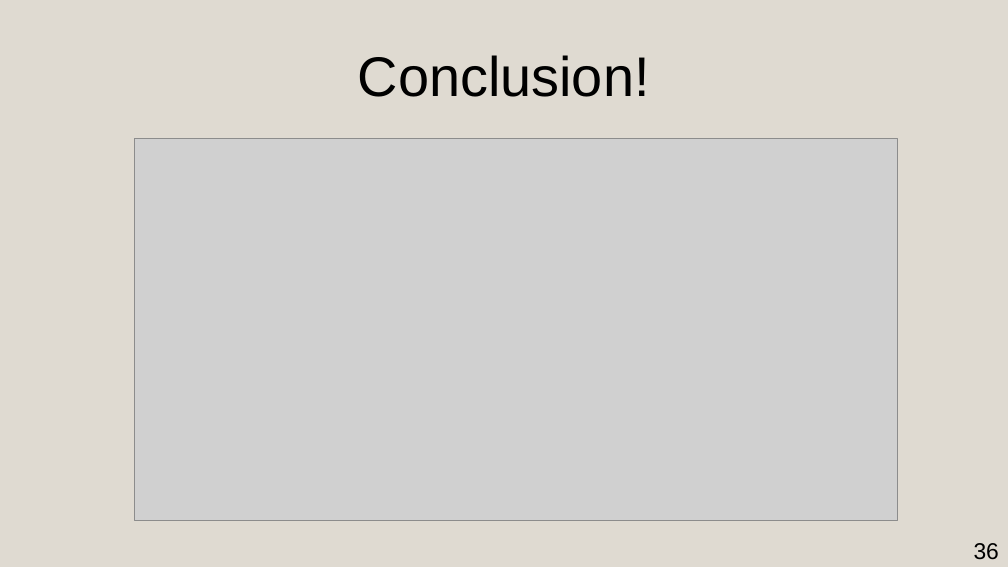
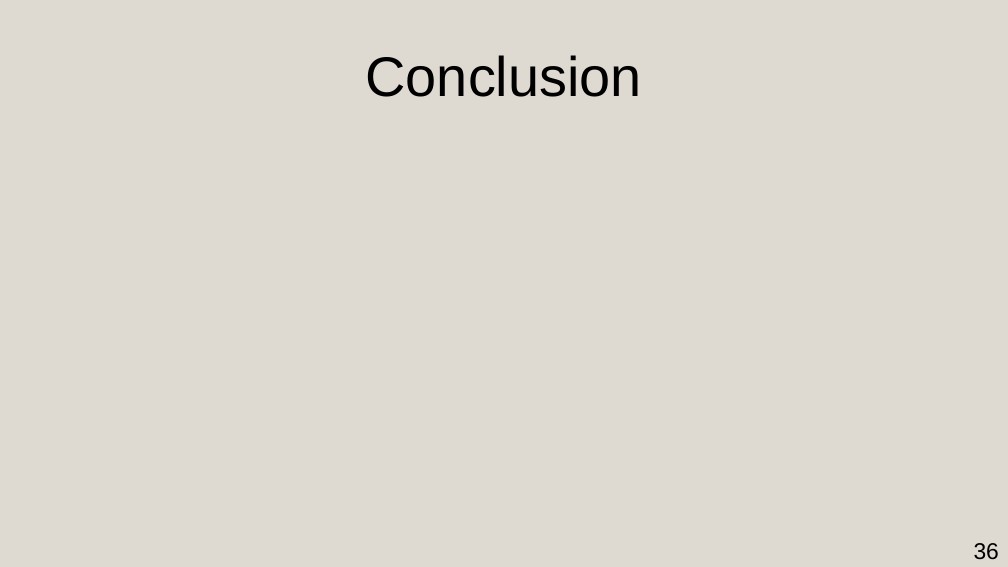
Before and after one commit to AmdaU/presentations, a slide deck: slide 36 of Seminaire/Seminaire.odp. Drawn at 1008x567 pixels with LibreOffice and Linux fonts; fonts in the diff are those of the drawing; grey boxes stand for pictures. Boxes give left, top, right and bottom in pixels: in the first picture for what was removed or moved away, otherwise in the second. Text is boxed around its words. In the diff, an @@ line names an element or a change of style, - is before the commit and + after.

```diff
--- a/Seminaire/Seminaire.odp
+++ b/Seminaire/Seminaire.odp
@@ title at (366,55,642,97): text changed @@
-Conclusion!
+Conclusion
@@ picture removed at (134,138,897,521) @@
```
Also in this commit, not shown: 1 other slide changed, 1 slide added, 1 slide removed, 19 other files.
